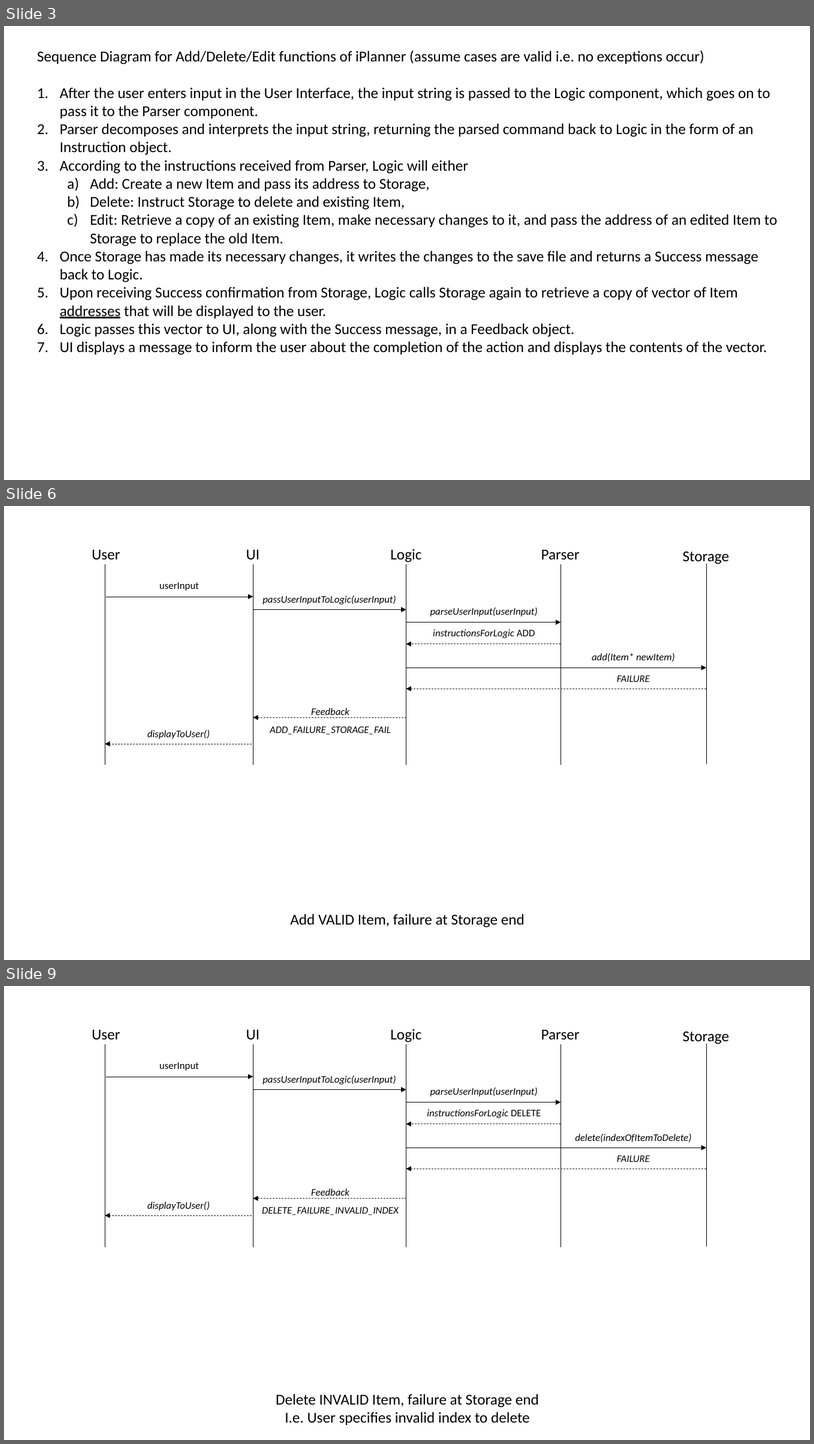
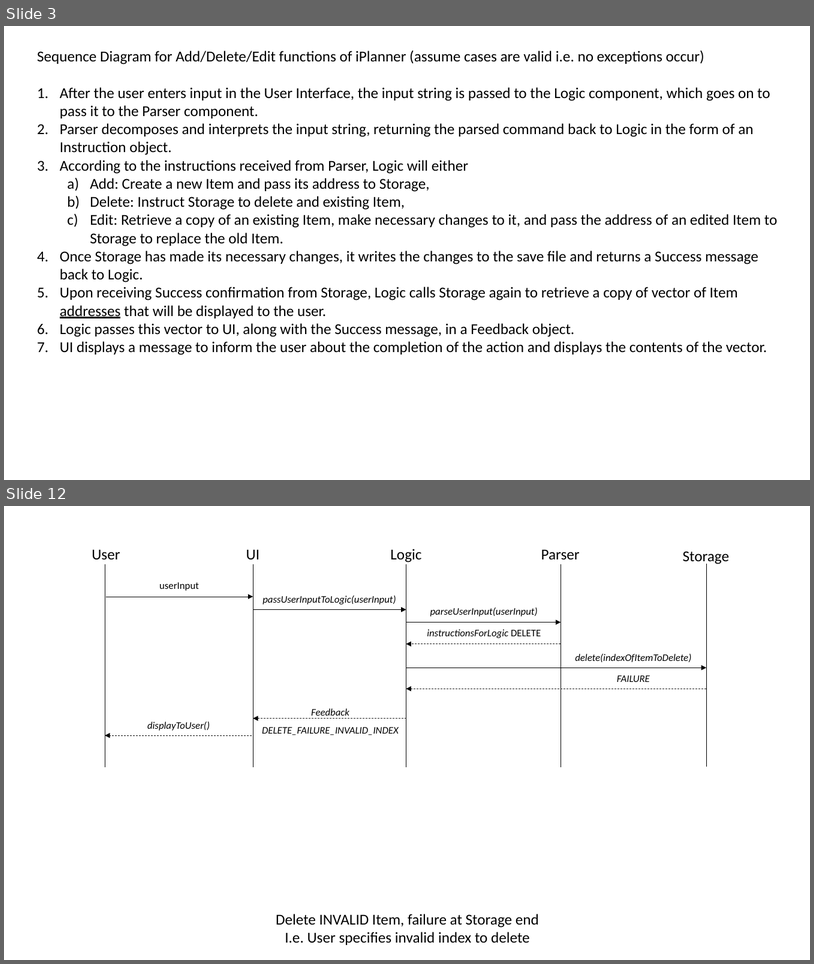
Before and after one commit to cs2103jan2015-f10-2c/main, a slide deck: iPlanner Documentation/[V0.5]/Sequence Diagrams.pptx. Shown one above the other, each under a label of ours: slides 3, 6 and 9 before the commit, slides 3 and 12 after it; the slides between them are not shown. The pictures are 814x1444 and 814x964 pixels, drawn with LibreOffice and Linux fonts; fonts in the diff are those of the drawing. Boxes give left, top, right and bottom in pixels: in the first picture for what was removed or moved away, otherwise in the second. Text is boxed around its words. In the diff, an @@ line names an element or a change of style, - is before the commit and + after.

```diff
--- a/iPlanner Documentation/[V0.5]/Sequence Diagrams.pptx
+++ b/iPlanner Documentation/[V0.5]/Sequence Diagrams.pptx
@@ slide 6 removed at box(4, 506, 810, 960), background #FFFFFF @@
@@ text removed at box(92, 549, 120, 560) @@
-User
@@ text removed at box(246, 549, 260, 560) @@
-UI
@@ text removed at box(390, 549, 422, 562) @@
-Logic
@@ text removed at box(542, 549, 580, 560) @@
-Parser
@@ text removed at box(683, 551, 730, 565) @@
-Storage
@@ group removed at box(105, 564, 707, 765): 5 lines @@
@@ text removed at box(159, 582, 199, 591) @@
-userInput
@@ text removed at box(263, 595, 396, 604) @@
-passUserInputToLogic(userInput)
@@ arrow removed from (106, 597) to (253, 597) @@
@@ arrow removed from (253, 609) to (406, 609) @@
@@ text removed at box(431, 607, 538, 616) @@
-parseUserInput(userInput)
@@ arrow removed from (406, 622) to (561, 622) @@
@@ text removed at box(433, 629, 535, 638) @@
-instructionsForLogic ADD
@@ arrow removed from (561, 644) to (406, 644) @@
@@ arrow removed from (406, 667) to (707, 667) @@
@@ text removed at box(592, 653, 675, 661) @@
-add(Item* newItem)
@@ text removed at box(617, 675, 650, 682) @@
-FAILURE
@@ arrow removed from (707, 688) to (406, 688) @@
@@ arrow removed from (406, 717) to (253, 717) @@
@@ text removed at box(270, 708, 391, 735) @@
-Feedback ADD_FAILURE_STORAGE_FAIL
@@ text removed at box(147, 730, 210, 739) @@
-displayToUser()
@@ arrow removed from (252, 744) to (105, 744) @@
@@ text removed at box(290, 913, 525, 927) @@
-Add VALID Item, failure at Storage end
@@ what was slide 9 is now slide 12 @@
```
Also in this commit, not shown: 2 slides changed, 6 slides added, 2 other slides removed, 3 other files.
